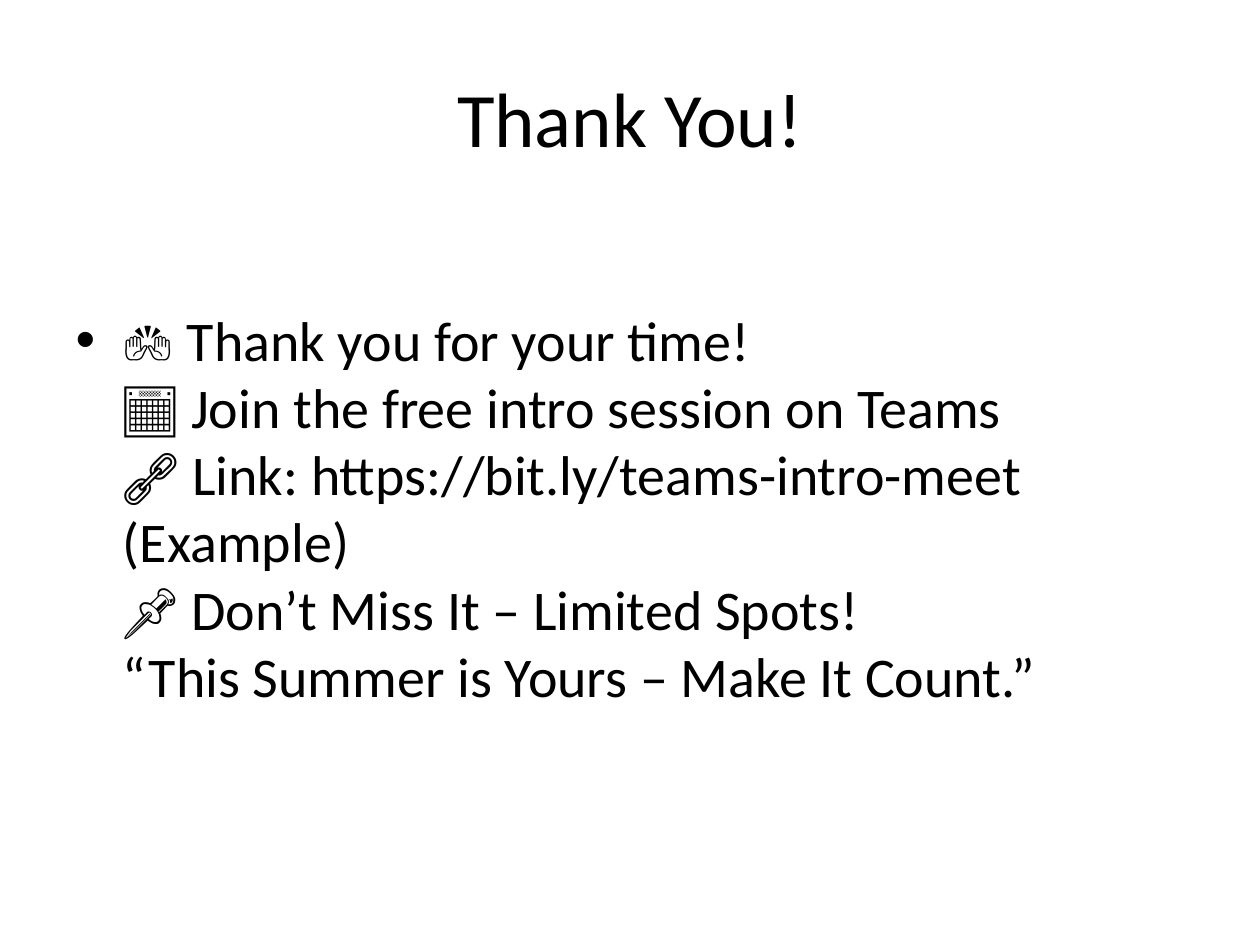
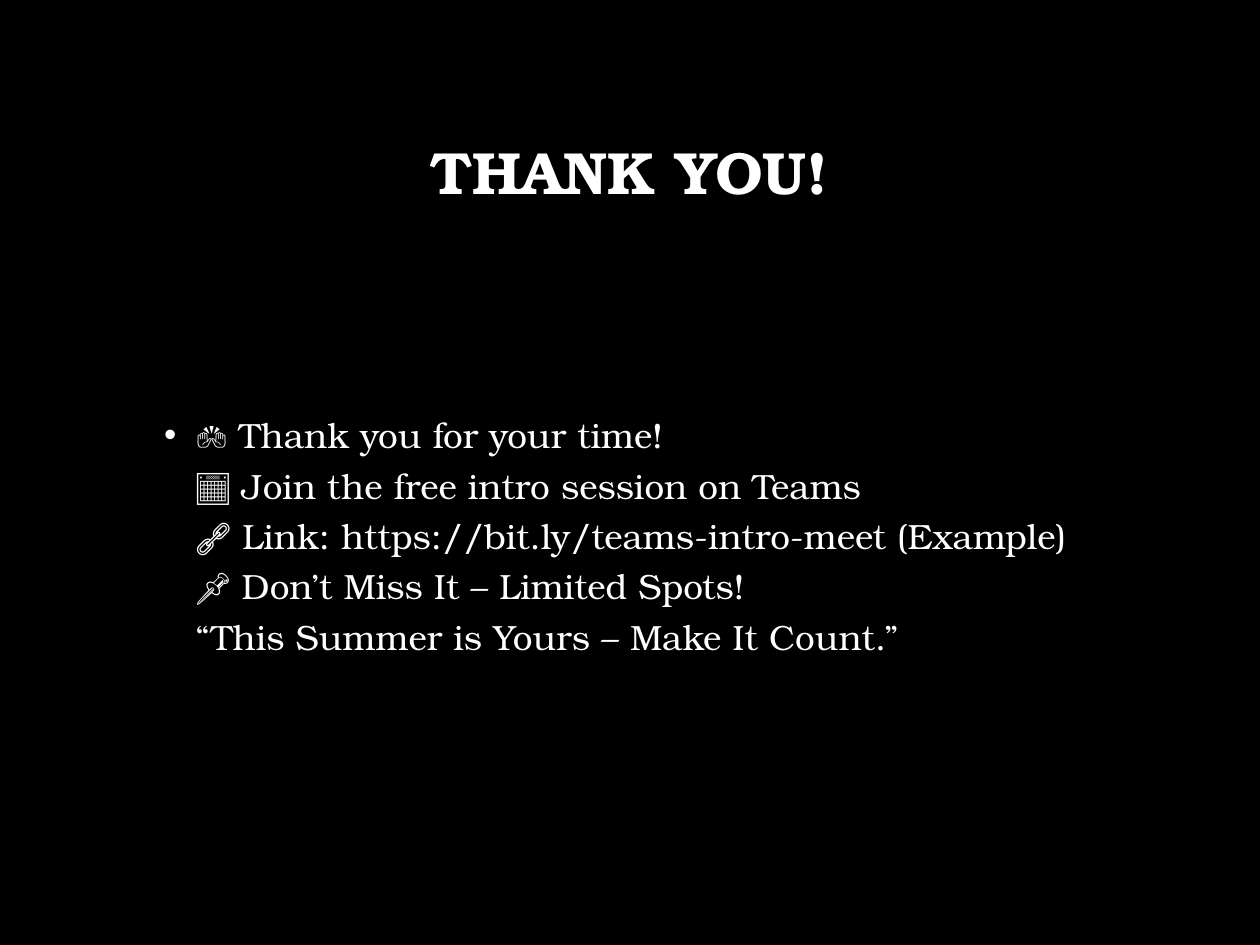
Before and after one commit to R-Venkat-Kalyan/Career-Launchpad, a slide deck: slide 8 of Summer_Placement_Training_Presentation.pptx (slide 9 before the commit). Drawn at 1260x945 pixels with LibreOffice and Linux fonts; fonts in the diff are those of the drawing; background and template pictures are left out. Boxes give left, top, right and bottom in pixels: in the first picture for what was removed or moved away, otherwise in the second. Text is boxed around its words. In the diff, an @@ line names an element or a change of style, - is before the commit and + after.

```diff
--- a/Summer_Placement_Training_Presentation.pptx
+++ b/Summer_Placement_Training_Presentation.pptx
@@ background #FFFFFF to picture (left out) @@
@@ title at (x1=431, y1=152, x2=828, y2=195): text changed; size 44 to 34 pt; font Calibri to TeX Gyre Bonum; text colour #000000 to #FFFFFF; bold on @@
-Thank You!
+THANK YOU!
@@ rectangle added at (x1=0, y1=289, x2=1260, y2=945), fill #000000 at 50% opacity @@
@@ text "🙌 Thank you for your ..." moved from (x1=123, y1=322, x2=1035, y2=698) to (x1=196, y1=422, x2=1066, y2=651) @@
@@ text "🙌 Thank you for your ..." at (x1=196, y1=422, x2=1066, y2=651): size 32 to 20 pt, font Calibri to TeX Gyre Bonum, text colour #000000 to #FFFFFF; indent changed; line spacing 1 to 1.2; more space between paragraphs @@
```
Also in this commit, not shown: 7 other slides changed, 1 slide removed.
